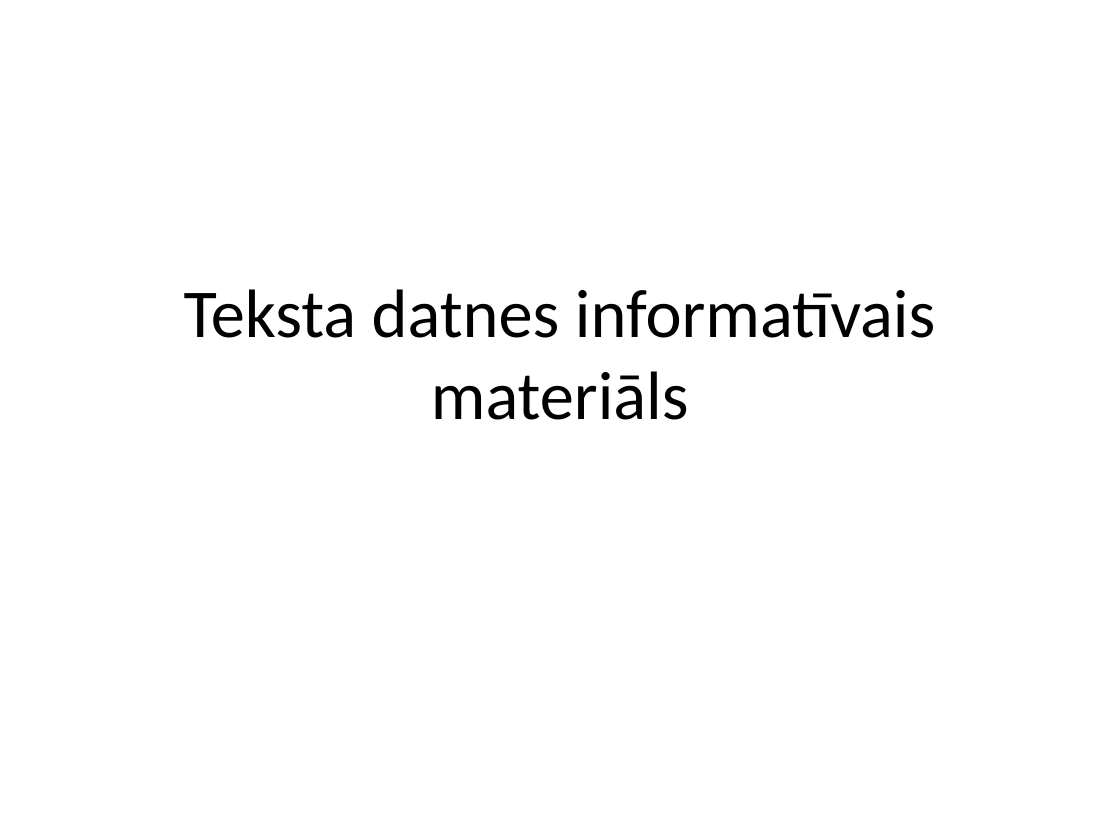
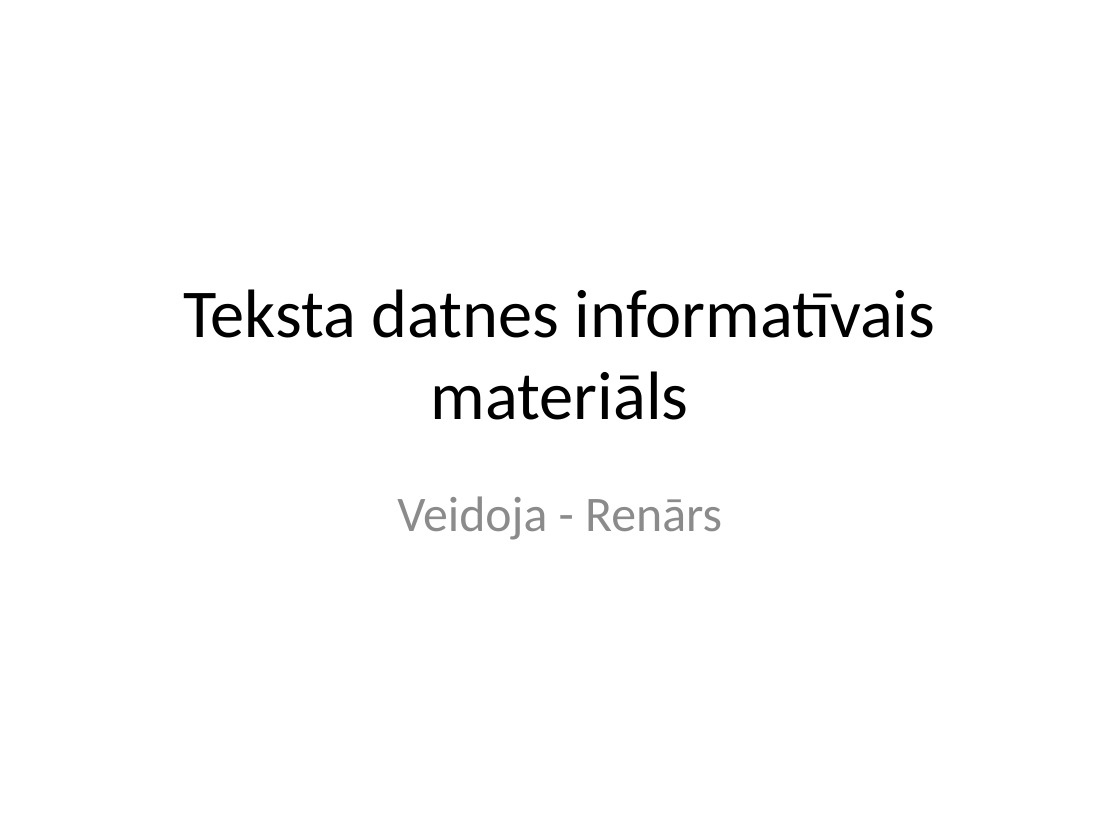
Before and after one commit to pulkitisRenars/eksamensLVT, a slide deck: slide 1 of Teksta datnes informatīvais materiāls.pptx. Drawn at 1120x840 pixels with LibreOffice and Linux fonts; fonts in the diff are those of the drawing. Boxes give left, top, right and bottom in pixels: in the first picture for what was removed or moved away, otherwise in the second. Text is boxed around its words. In the diff, an @@ line names an element or a change of style, - is before the commit and + after.

Commit message:
Pirmais desktop commit

```diff
--- a/Teksta datnes informatīvais materiāls.pptx
+++ b/Teksta datnes informatīvais materiāls.pptx
@@ subtitle added at box(397, 496, 722, 540), 32 pt, text #8C8C8C @@
+Veidoja - Renārs
```
